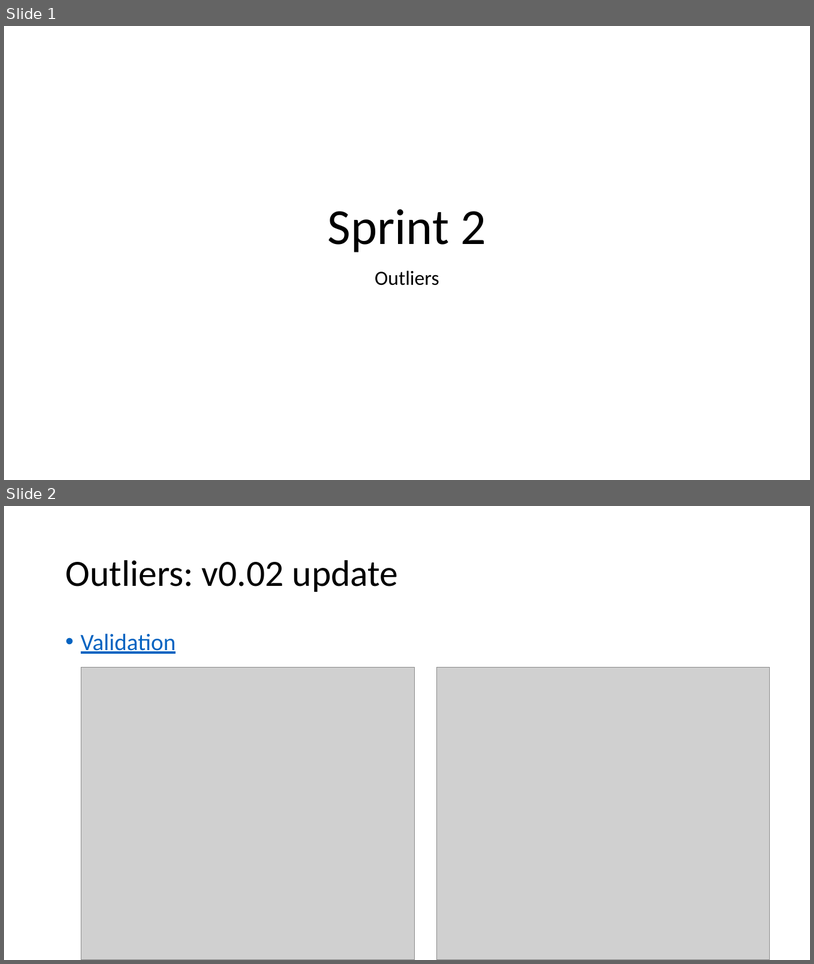
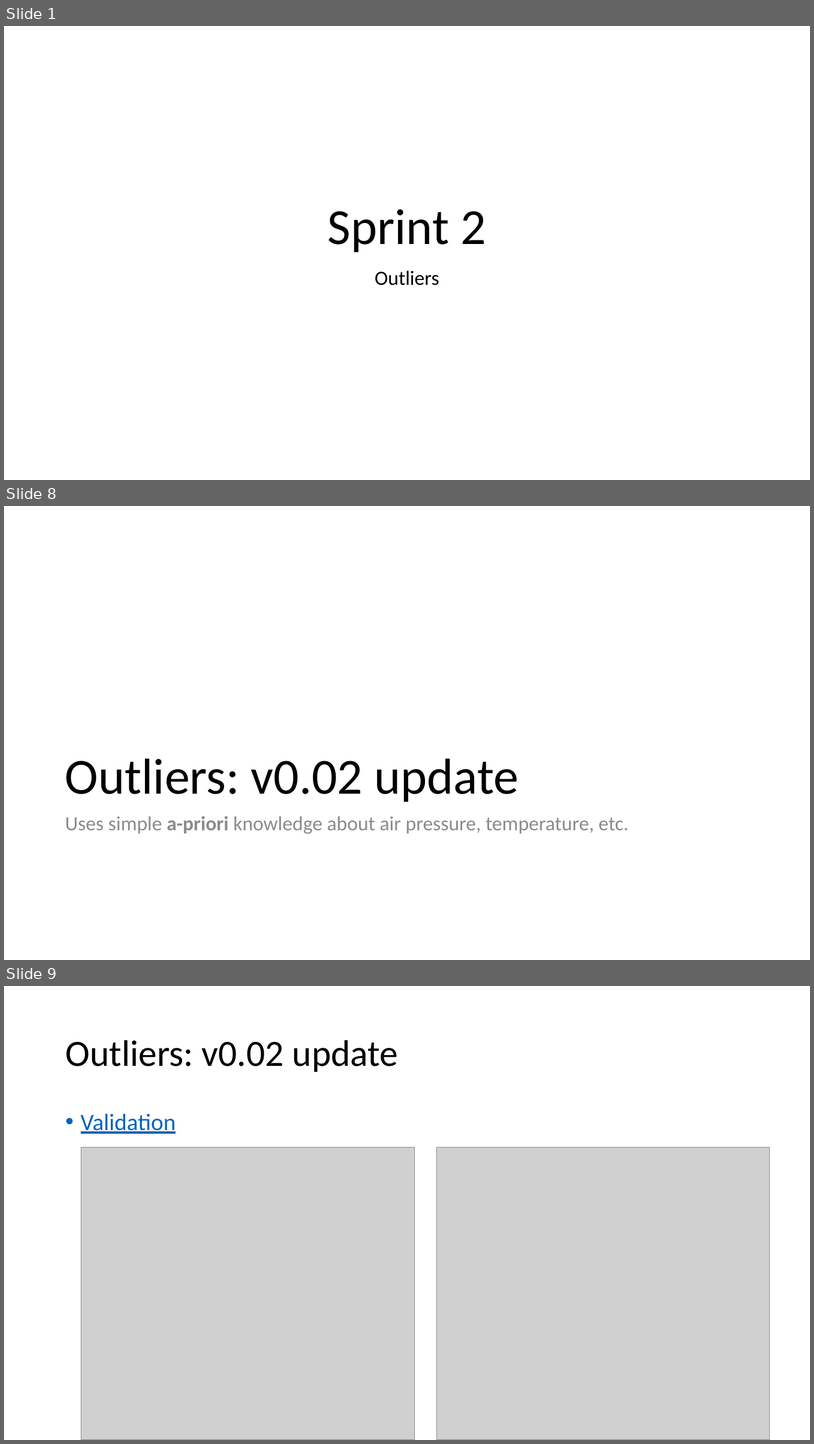
Before and after one commit to DOV-Vlaanderen/groundwater-logger-validation, a slide deck: presentation/groundwater_followup.pptx. Shown one above the other, each under a label of ours: slides 1 and 2 before the commit, slides 1, 8 and 9 after it; the slides between them are not shown. The pictures are 814x964 and 814x1444 pixels, drawn with LibreOffice and Linux fonts; fonts in the diff are those of the drawing; grey boxes stand for pictures. Boxes give left, top, right and bottom in pixels: in the first picture for what was removed or moved away, otherwise in the second. Text is boxed around its words. In the diff, an @@ line names an element or a change of style, - is before the commit and + after.

```diff
--- a/presentation/groundwater_followup.pptx
+++ b/presentation/groundwater_followup.pptx
@@ slide 8 added at (4, 506, 810, 960), background #FFFFFF @@
@@ title added at (65, 758, 519, 802), 60 pt, text #000000 @@
+Outliers: v0.02 update
@@ text added at (65, 816, 629, 834), 24 pt, text #8C8C8C @@
+Uses simple a-priori knowledge about air pressure, temperature, etc.
@@ what was slide 2 is now slide 9 @@
```
Also in this commit, not shown: 7 other slides added.
